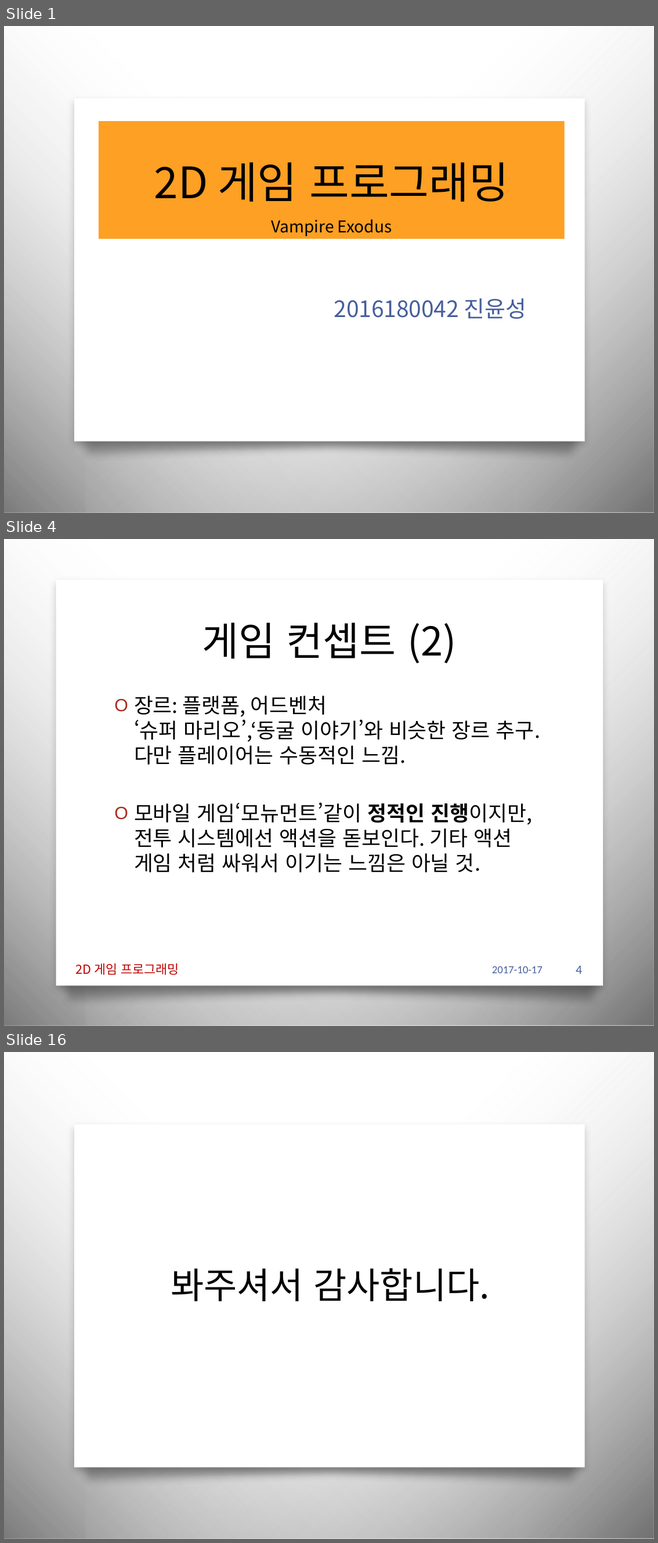
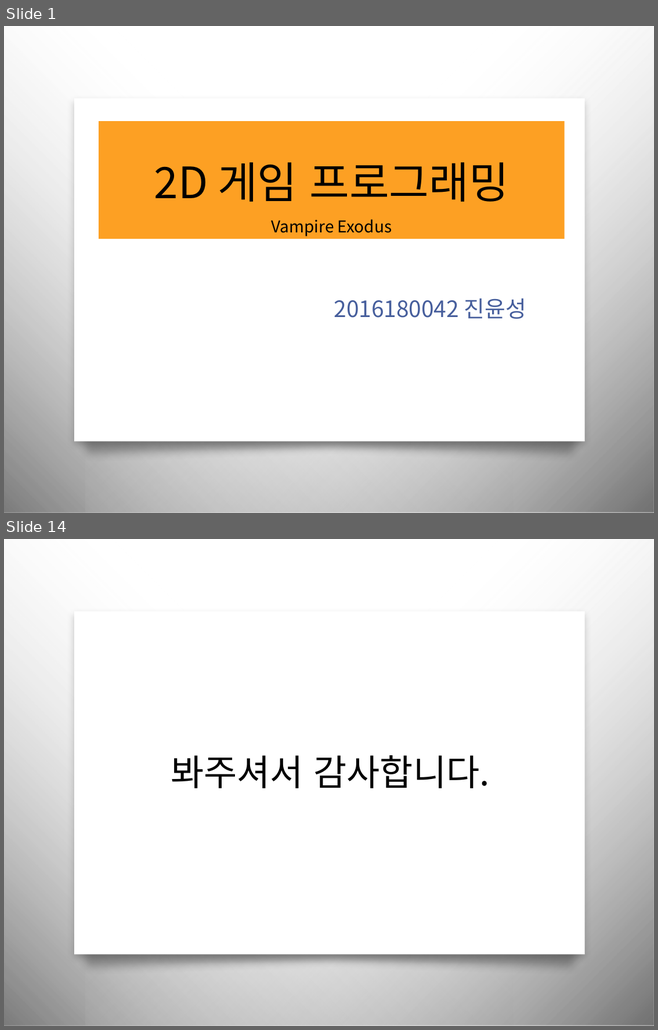
Before and after one commit to iconstudio/2017-Platformer, a slide deck: slides/2016180042_진윤성_2DGP_1차발표.pptx. Shown one above the other, each under a label of ours: slides 1, 4 and 16 before the commit, slides 1 and 14 after it; the slides between them are not shown. The pictures are 658x1543 and 658x1030 pixels, drawn with LibreOffice and Linux fonts; fonts in the diff are those of the drawing; background and template pictures are left out. Boxes give left, top, right and bottom in pixels: in the first picture for what was removed or moved away, otherwise in the second. Text is boxed around its words. In the diff, an @@ line names an element or a change of style, - is before the commit and + after.

```diff
--- a/slides/2016180042_진윤성_2DGP_1차발표.pptx
+++ b/slides/2016180042_진윤성_2DGP_1차발표.pptx
@@ slide 4 removed at [4,539,654,1026], background picture (left out); not listed: 2 template elements that a slide beside it also shows @@
@@ rectangle removed at [56,580,603,986] @@
@@ title removed at [202,623,456,664] @@
-게임 컨셉트 (2)
@@ text removed at [134,696,540,873] @@
-O 장르: 플랫폼, 어드벤처
-  ‘슈퍼 마리오’,‘동굴 이야기’와 비슷한 장르 추구. 다만 플레이어는 수동적인 느낌.
-O 모바일 게임‘모뉴먼트’같이 정적인 진행이지만, 전투 시스템에선 액션을 돋보인다. 기타 액션 게임 처럼 싸워서 이기는 느낌은 아닐 것.
@@ freeform shape removed at [49,971,611,1009] @@
@@ text removed at [75,964,179,975] @@
-2D 게임 프로그래밍
@@ text removed at [492,966,542,973] @@
-2017-10-17
@@ page number removed at [575,966,582,974] @@
-4
@@ what was slide 16 is now slide 14 @@
```
Also in this commit, not shown: 11 slides changed, 2 slides added, 3 other slides removed, 1 other file.
